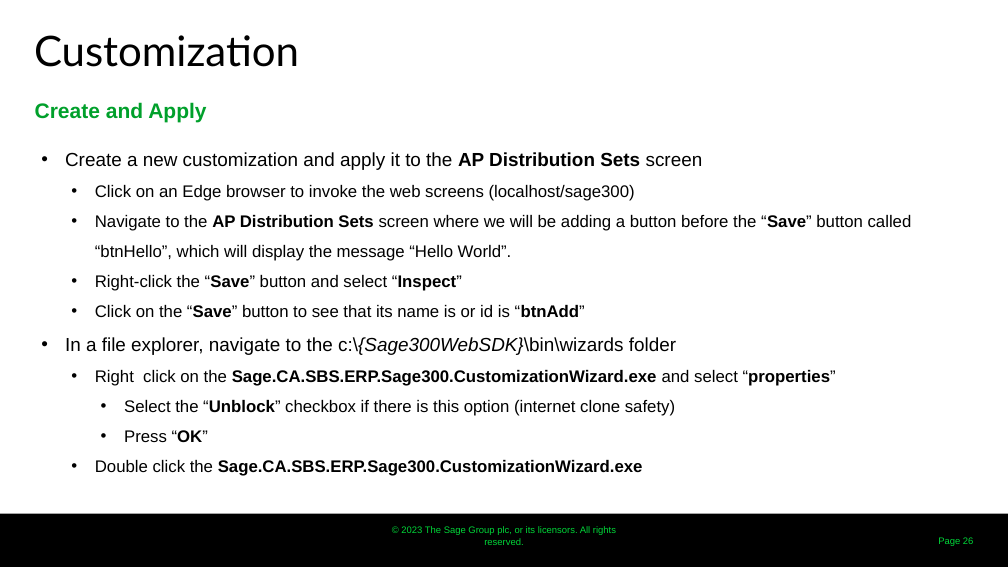
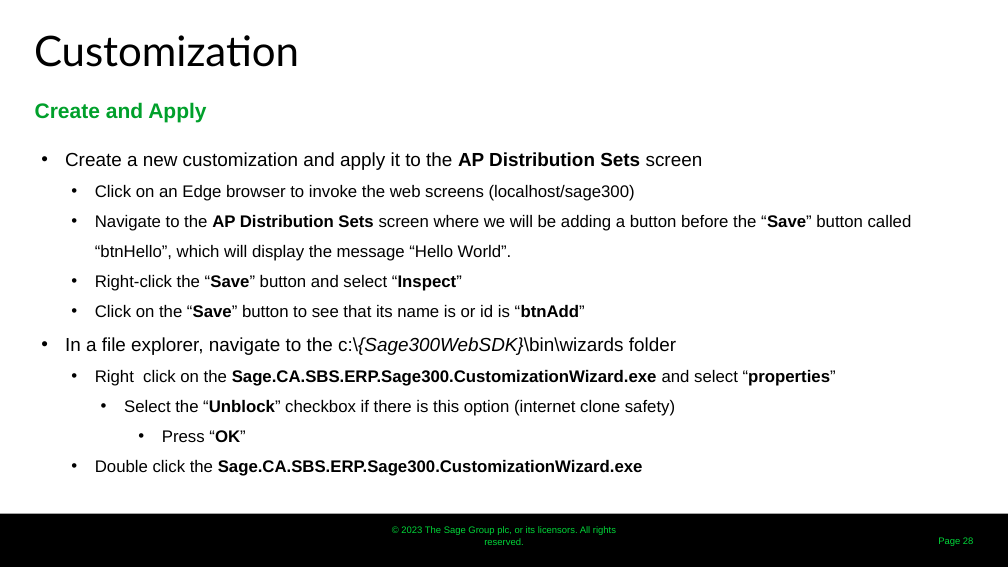
Before and after one commit to SageNADev/Sage300-SDK, a slide deck: slide 28 of docs/presentations/Sage300TechnicalSessionHandsOn.pptx (slide 26 before the commit). Drawn at 1008x567 pixels with LibreOffice and Linux fonts; fonts in the diff are those of the drawing; background and template pictures are left out. Boxes give left, top, right and bottom in pixels: in the first picture for what was removed or moved away, otherwise in the second. Text is boxed around its words. In the diff, an @@ line names an element or a change of style, - is before the commit and + after.

```diff
--- a/docs/presentations/Sage300TechnicalSessionHandsOn.pptx
+++ b/docs/presentations/Sage300TechnicalSessionHandsOn.pptx
@@ text at (162, 430, 245, 442): list level 3 to 4 in "Press “OK”" @@
```
Also in this commit, not shown: 6 other slides changed, 2 slides added, 1 other file.
